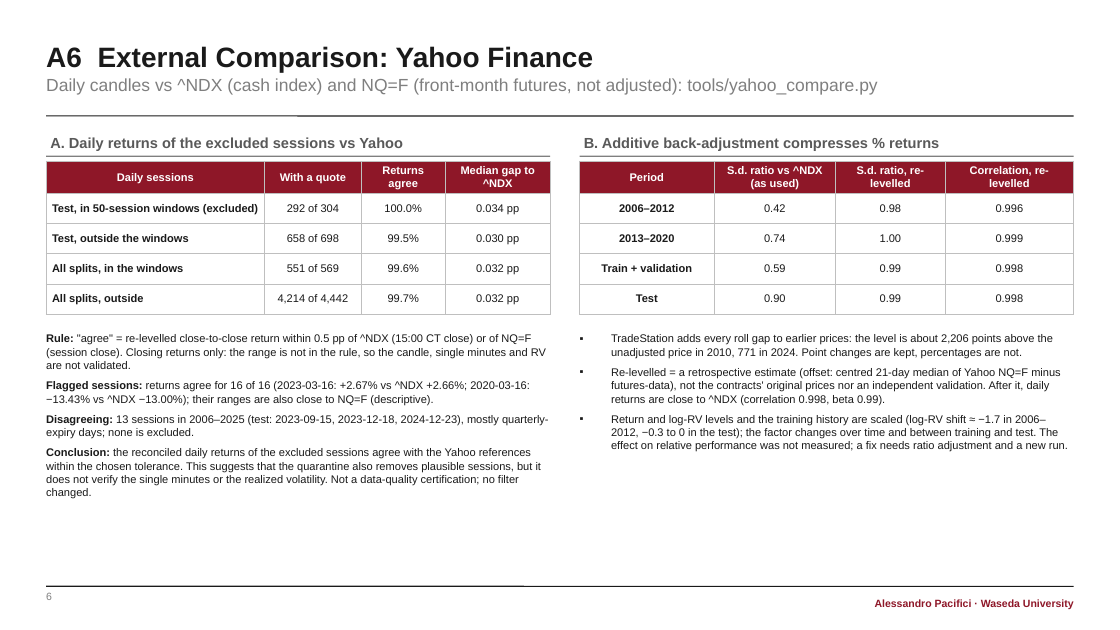
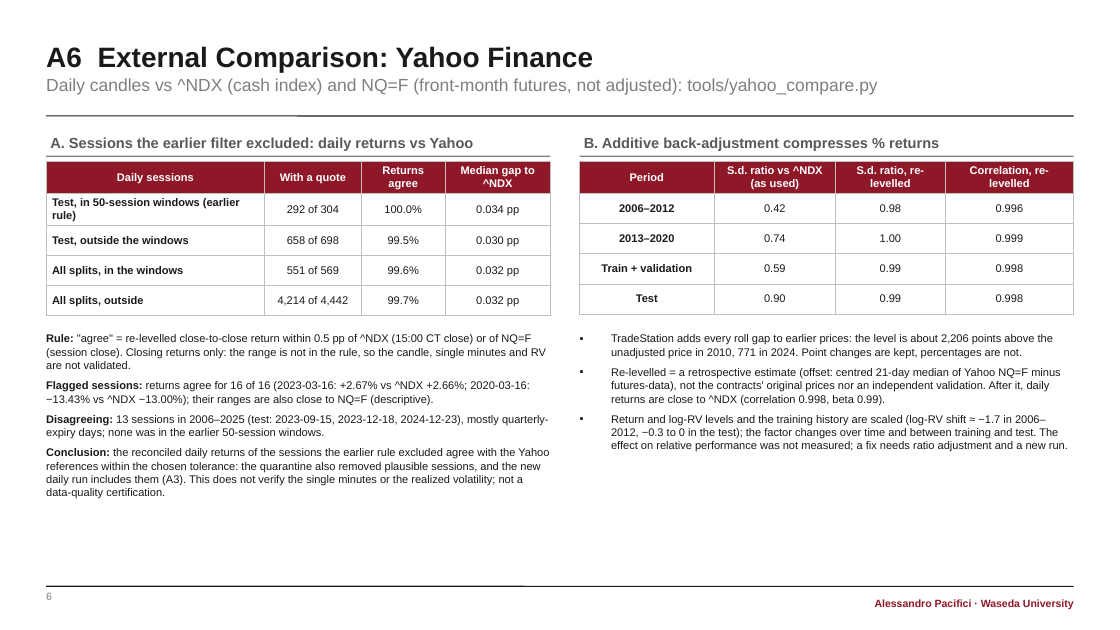
Before and after one commit to Paciooo/Project_ai_ML_bigdata, a slide deck: slide 6 of presentation/NASDAQ_multitarget_appendix.pptx. Drawn at 1120x630 pixels with LibreOffice and Linux fonts; fonts in the diff are those of the drawing. Boxes give left, top, right and bottom in pixels: in the first picture for what was removed or moved away, otherwise in the second. Text is boxed around its words. In the diff, an @@ line names an element or a change of style, - is before the commit and + after.

```diff
--- a/presentation/NASDAQ_multitarget_appendix.pptx
+++ b/presentation/NASDAQ_multitarget_appendix.pptx
@@ text at (50, 137, 474, 151): text changed @@
-A. Daily returns of the excluded sessions vs Yahoo
+A. Sessions the earlier filter excluded: daily returns vs Yahoo
@@ table at (46, 161, 550, 311) @@
-row 2, column 1: Test, in 50-session windows (excluded)
+row 2, column 1: Test, in 50-session windows (earlier rule)
@@ text at (46, 415, 549, 499): text changed @@
-▪ Disagreeing: 13 sessions in 2006–2025 (test: 2023-09-15, 2023-12-18, 2024-12-23), mostly quarterly-expiry days; none is excluded.
-▪ Conclusion: the reconciled daily returns of the excluded sessions agree with the Yahoo references within the chosen tolerance. This suggests that the quarantine also removes plausible sessions, but it does not verify the single minutes or the realized volatility. Not a data-quality certification; no filter changed.
+▪ Disagreeing: 13 sessions in 2006–2025 (test: 2023-09-15, 2023-12-18, 2024-12-23), mostly quarterly-expiry days; none was in the earlier 50-session windows.
+▪ Conclusion: the reconciled daily returns of the sessions the earlier rule excluded agree with the Yahoo references within the chosen tolerance: the quarantine also removed plausible sessions, and the new daily run includes them (A3). This does not verify the single minutes or the realized volatility; not a data-quality certification.
```
Also in this commit, not shown: 4 other slides changed, 34 other files.
